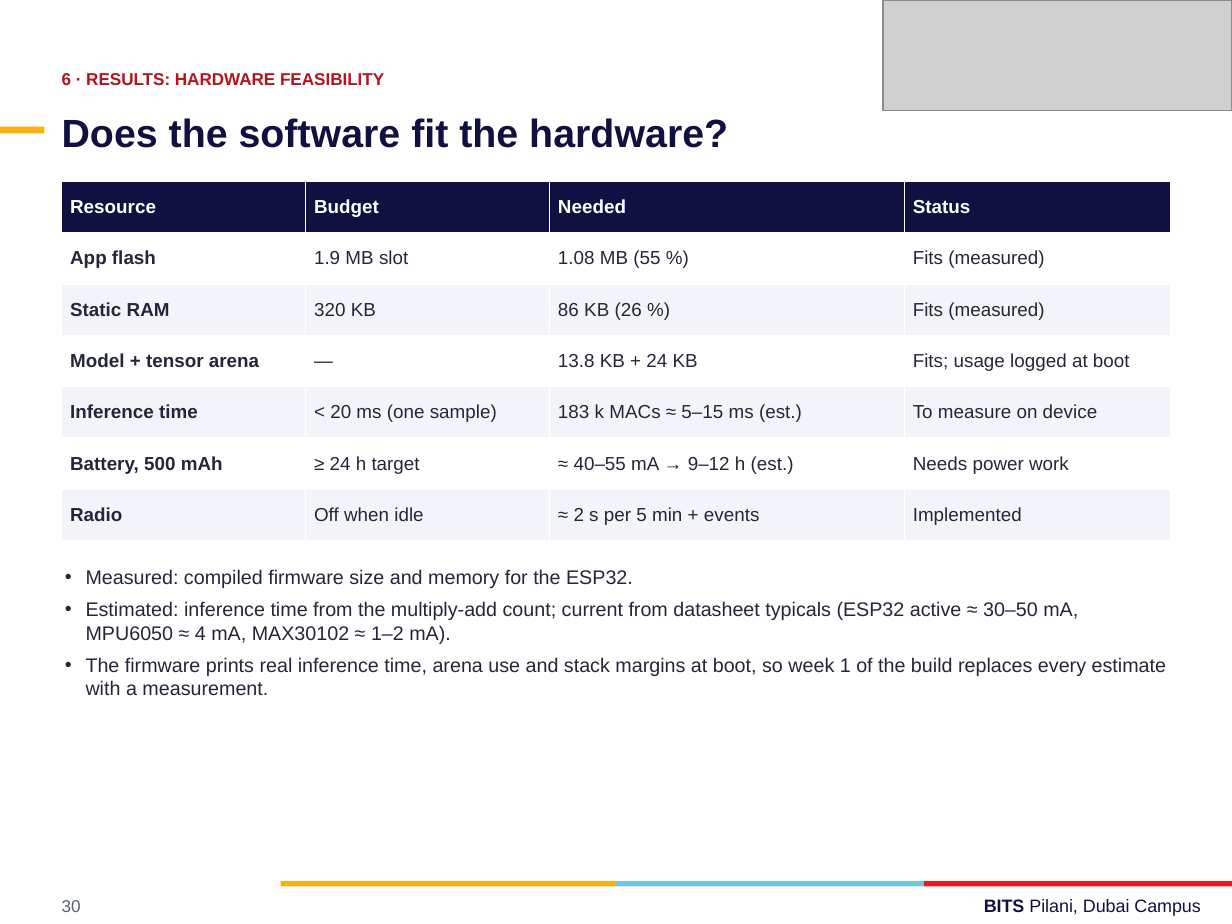
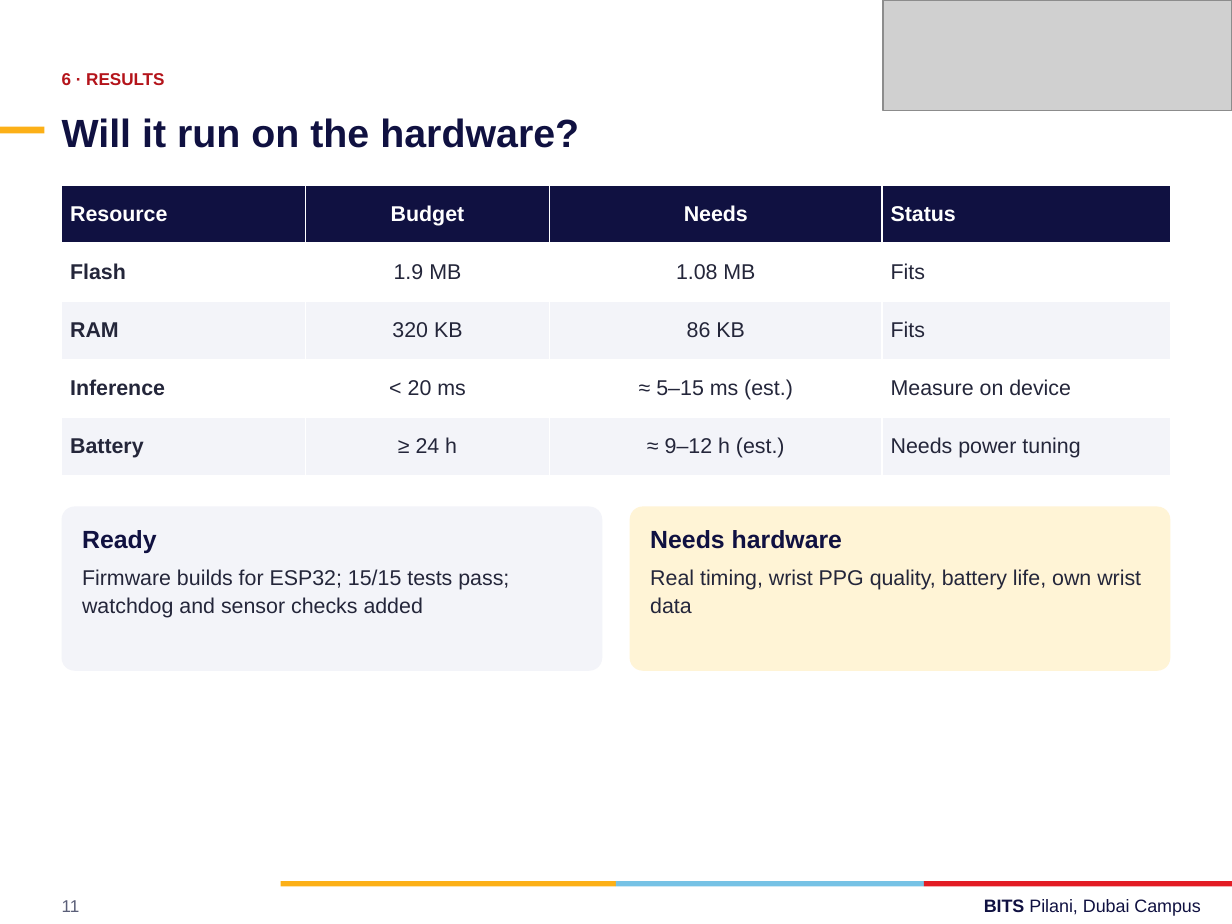
Before and after one commit to f20230104-dotcom/Vital-armband, a slide deck: slide 11 of docs/Vital_Wristband_BITS_F312.pptx (slide 30 before the commit). Drawn at 1232x924 pixels with LibreOffice and Linux fonts; fonts in the diff are those of the drawing; grey boxes stand for pictures. Boxes give left, top, right and bottom in pixels: in the first picture for what was removed or moved away, otherwise in the second. Text is boxed around its words. In the diff, an @@ line names an element or a change of style, - is before the commit and + after.

```diff
--- a/docs/Vital_Wristband_BITS_F312.pptx
+++ b/docs/Vital_Wristband_BITS_F312.pptx
@@ text at (62, 73, 164, 85): text changed @@
-6 · RESULTS: HARDWARE FEASIBILITY
+6 · RESULTS
@@ text at (62, 118, 579, 148): text changed @@
-Does the software fit the hardware?
+Will it run on the hardware?
@@ table at (62, 185, 1170, 476) @@
-row 1: Resource | Budget | Needed | Status
-row 2: App flash | 1.9 MB slot | 1.08 MB (55 %) | Fits (measured)
-row 3: Static RAM | 320 KB | 86 KB (26 %) | Fits (measured)
-row 4: Model + tensor arena | — | 13.8 KB + 24 KB | Fits; usage logged at boot
-row 5: Inference time | < 20 ms (one sample) | 183 k MACs ≈ 5–15 ms (est.) | To measure on device
-row 6: Battery, 500 mAh | ≥ 24 h target | ≈ 40–55 mA → 9–12 h (est.) | Needs power work
-row 7: Radio | Off when idle | ≈ 2 s per 5 min + events | Implemented
+row 1: Resource | Budget | Needs | Status
+row 2: Flash | 1.9 MB | 1.08 MB | Fits
+row 3: RAM | 320 KB | 86 KB | Fits
+row 4: Inference | < 20 ms | ≈ 5–15 ms (est.) | Measure on device
+row 5: Battery | ≥ 24 h | ≈ 9–12 h (est.) | Needs power tuning
@@ table: place and size @@
-table at (62, 181, 1170, 541)
+table at (62, 185, 1170, 476)
@@ rounded rectangle added at (62, 506, 602, 670), fill #F3F4F9 @@
@@ rounded rectangle added at (630, 506, 1170, 670), fill #FFF4D6 @@
@@ text added at (82, 530, 157, 553), 14.5 pt, text #101141, bold @@
+Ready
@@ text added at (650, 530, 842, 549), 14.5 pt, text #101141, bold @@
+Needs hardware
@@ text added at (82, 569, 509, 618), 12.5 pt, text #24263A @@
+Firmware builds for ESP32; 15/15 tests pass; watchdog and sensor checks added
@@ text removed at (86, 569, 1166, 695) @@
-• Measured: compiled firmware size and memory for the ESP32.
-• Estimated: inference time from the multiply-add count; current from datasheet typicals (ESP32 active ≈ 30–50 mA, MPU6050 ≈ 4 mA, MAX30102 ≈ 1–2 mA).
-• The firmware prints real inference time, arena use and stack margins at boot, so week 1 of the build replaces every estimate with a measurement.
@@ text added at (650, 569, 1141, 613), 12.5 pt, text #24263A @@
+Real timing, wrist PPG quality, battery life, own wrist data
@@ text at (62, 900, 80, 912): text changed @@
-30
+11
```
Also in this commit, not shown: 7 other slides changed, 6 slides added, 26 slides removed, 2 other files.
